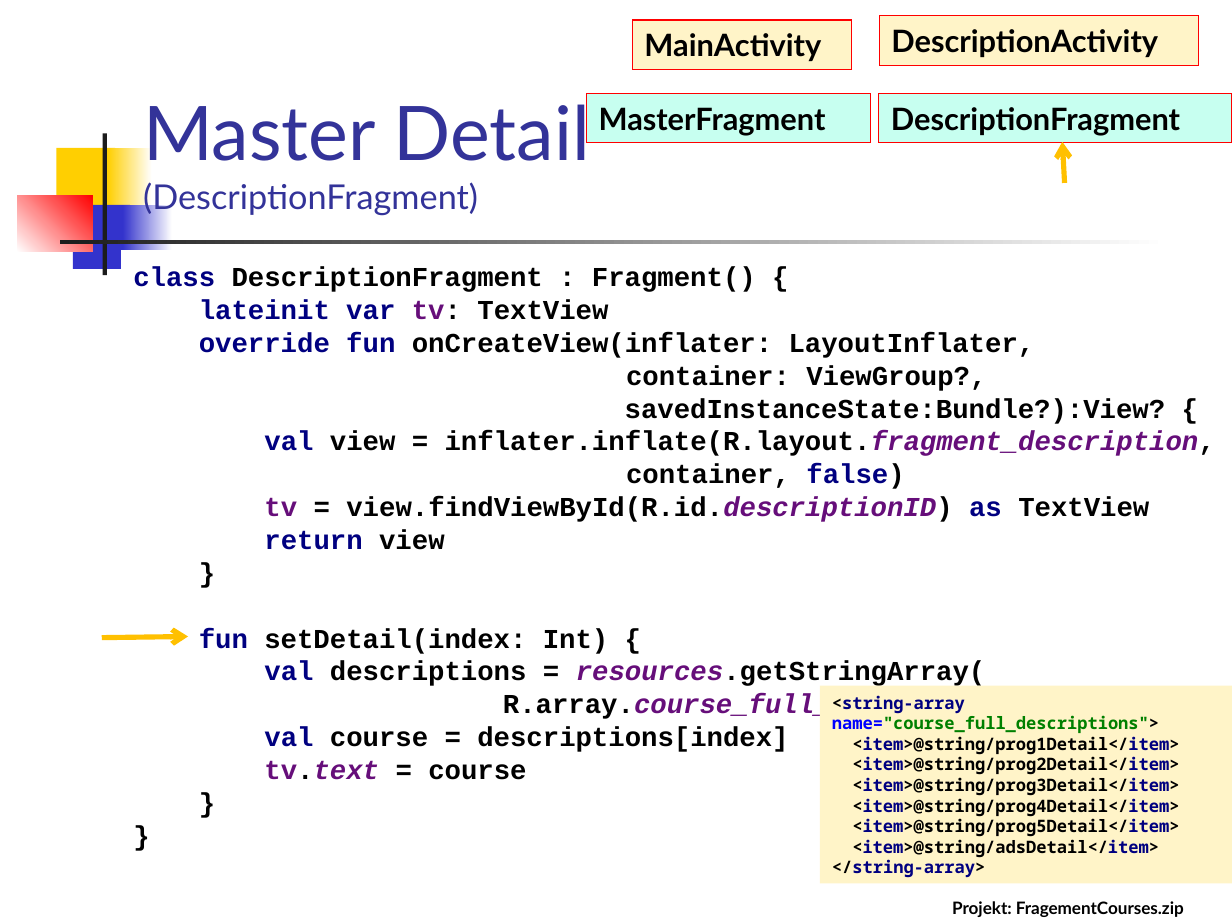
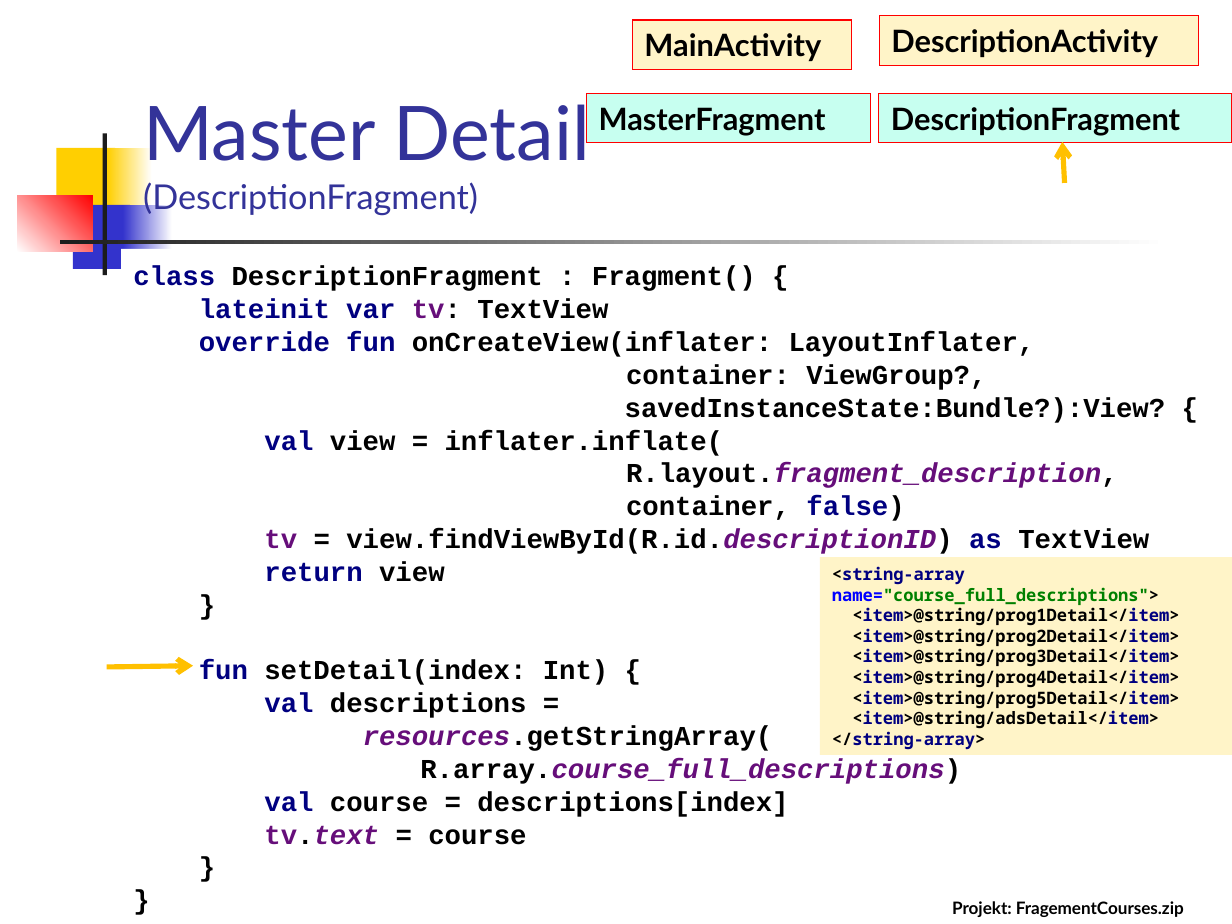
Before and after one commit to vmandro/Prednasky, a slide deck: slide 32 of 07/07_Android.ppt (slide 27 before the commit). Drawn at 1232x924 pixels with LibreOffice and Linux fonts; fonts in the diff are those of the drawing. Boxes give left, top, right and bottom in pixels: in the first picture for what was removed or moved away, otherwise in the second. Text is boxed around its words. In the diff, an @@ line names an element or a change of style, - is before the commit and + after.

```diff
--- a/07/07_Android.ppt
+++ b/07/07_Android.ppt
@@ text at (199, 365, 1166, 751): text changed @@
-container: ViewGroup?,
-savedInstanceState:Bundle?):View? {
-val view = inflater.inflate(R.layout.fragment_description,
-container, false)
-tv = view.findViewById(R.id.descriptionID) as TextView
-return view
-}
-fun setDetail(index: Int) {
-val descriptions = resources.getStringArray(
+container: ViewGroup?,
+savedInstanceState:Bundle?):View? {
+val view = inflater.inflate(
+R.layout.fragment_description,
+container, false)
+tv = view.findViewById(R.id.descriptionID) as TextView
+return view
+}
+fun setDetail(index: Int) {
+val descriptions =
+resources.getStringArray(
@@ rectangle "<string-array name="course_full_descriptions"> <item>@string ...": place and size @@
-rectangle "<string-array name="course_full_descriptions"> <item>@string ..." at (819, 686, 1232, 885)
+rectangle "<string-array name="course_full_descriptions"> <item>@string ..." at (819, 557, 1232, 755)
@@ arrow moved from (102, 638) - (188, 637) to (107, 667) - (193, 665) @@
```
Also in this commit, not shown: 23 other slides changed, 9 slides added, 2 slides removed, 1 other file.
